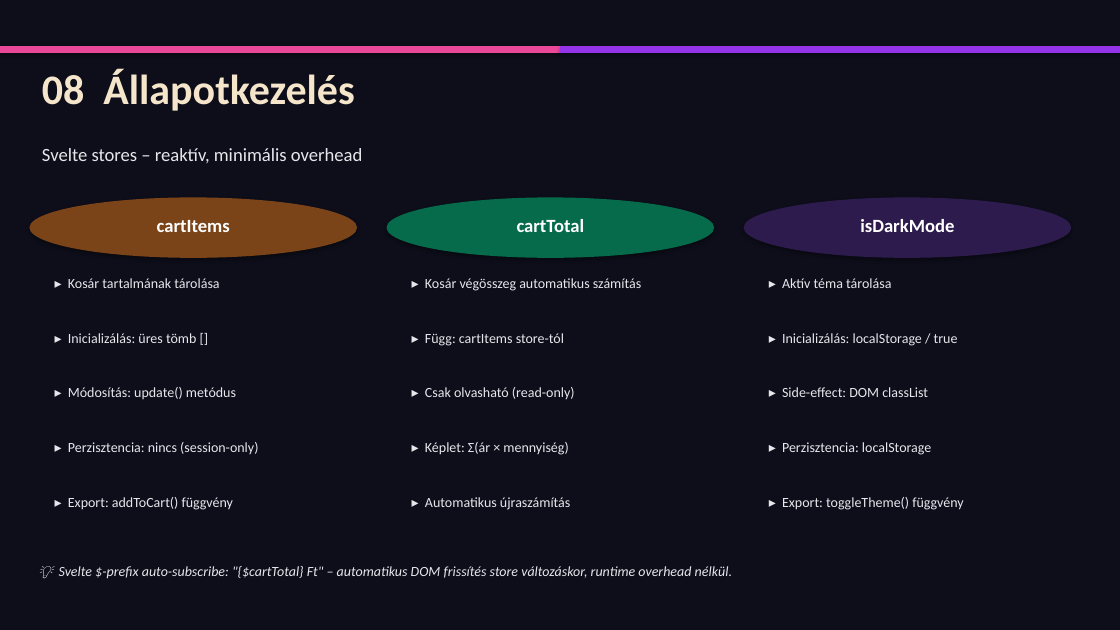
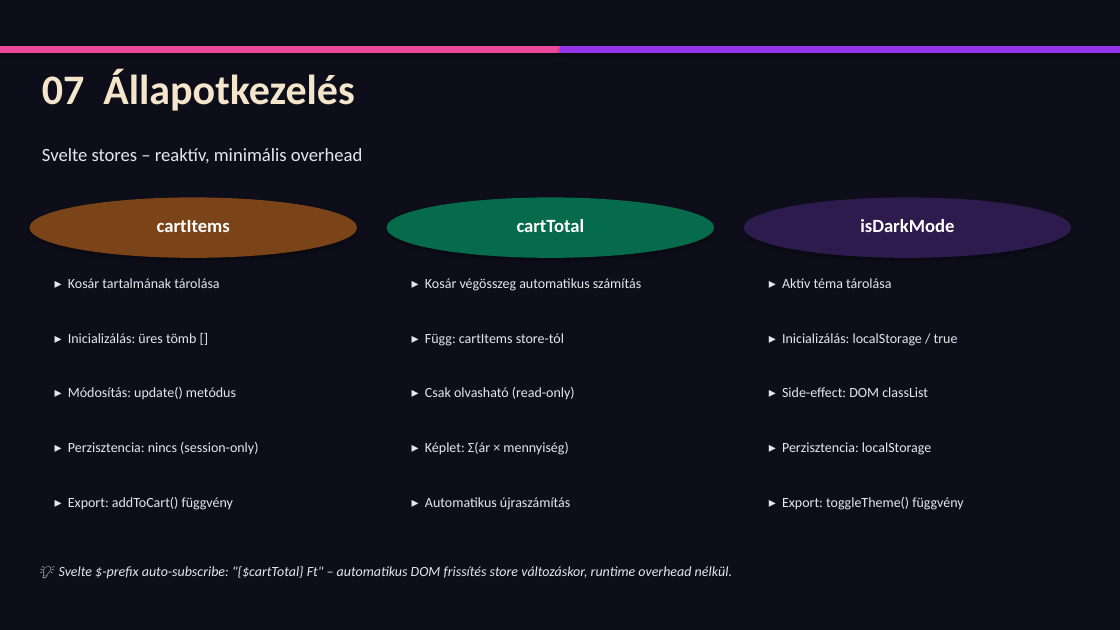
Before and after one commit to KristOOFF/webaruhaz, a slide deck: slide 9 of NeoCoffee_Webáruház_Prezentáció.pptx. Drawn at 1120x630 pixels with LibreOffice and Linux fonts; fonts in the diff are those of the drawing. Boxes give left, top, right and bottom in pixels: in the first picture for what was removed or moved away, otherwise in the second. Text is boxed around its words. In the diff, an @@ line names an element or a change of style, - is before the commit and + after.

```diff
--- a/NeoCoffee_Webáruház_Prezentáció.pptx
+++ b/NeoCoffee_Webáruház_Prezentáció.pptx
@@ text at (42,70,354,111): text changed @@
-08 Állapotkezelés
+07 Állapotkezelés
```
Also in this commit, not shown: 7 other slides changed.
